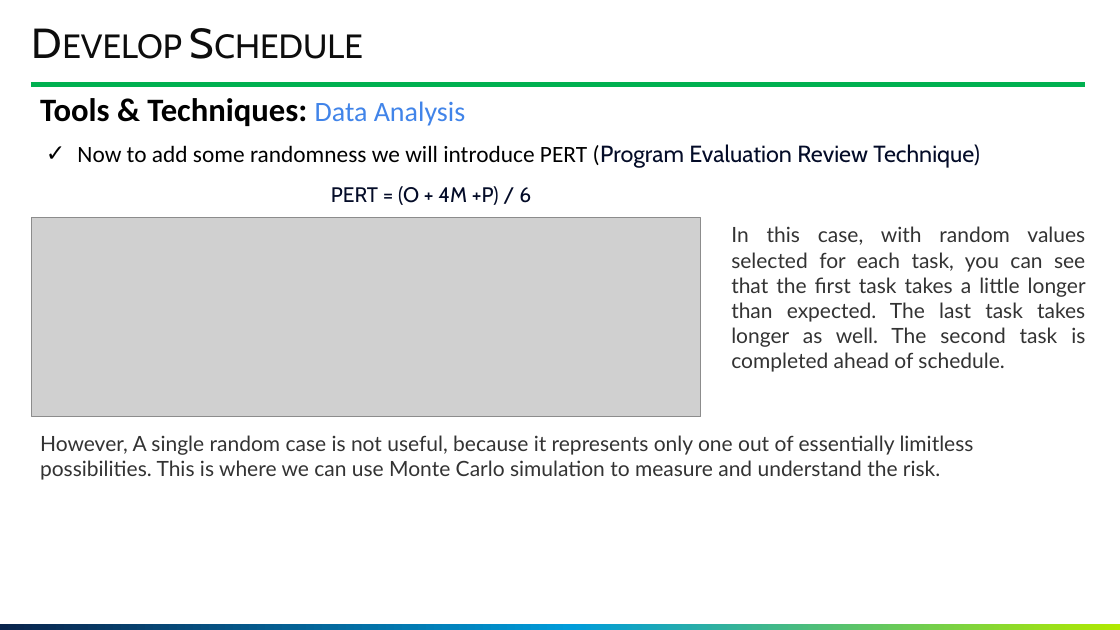
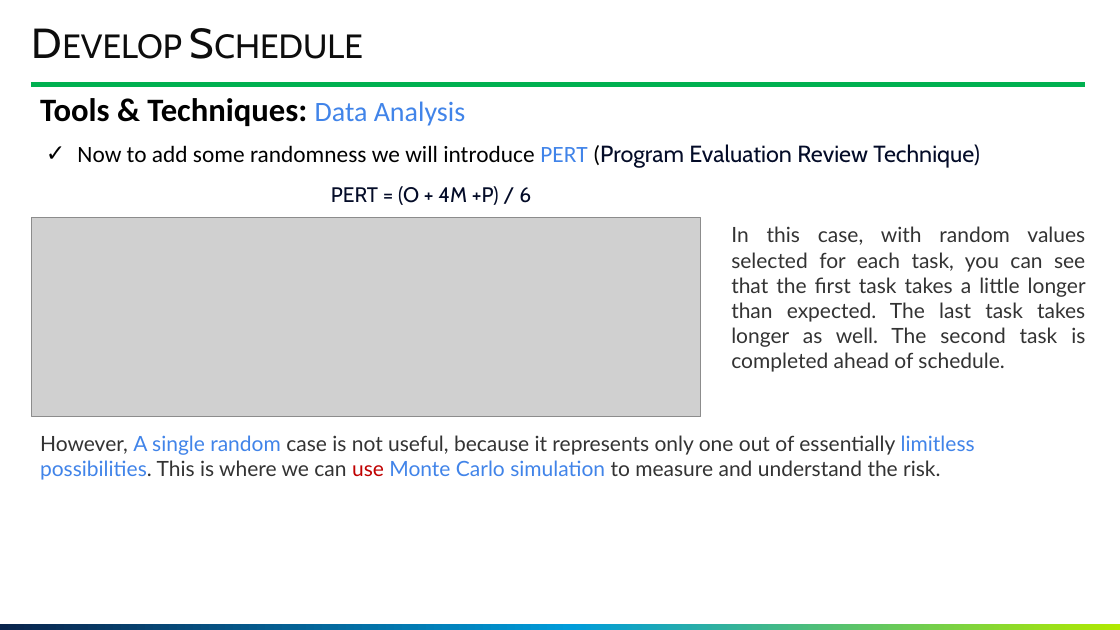
Before and after one commit to GoonerMAK/SWE_4803_Software_Project_Management, a slide deck: slide 132 of SWE 4803_Lec5_part1.pptm. Drawn at 1120x630 pixels with LibreOffice and Linux fonts; fonts in the diff are those of the drawing; grey boxes stand for pictures; background and template pictures are left out. Boxes give left, top, right and bottom in pixels: in the first picture for what was removed or moved away, otherwise in the second. Text is boxed around its words. In the diff, an @@ line names an element or a change of style, - is before the commit and + after.

```diff
--- a/SWE 4803_Lec5_part1.pptm
+++ b/SWE 4803_Lec5_part1.pptm
@@ text "Now to add some randomness ..." at [77, 144, 980, 168]: text colour #000000 to #4184E8 in "PERT" @@
@@ text "However, A single random case ..." at [40, 435, 975, 480]: text colour #333333 to #4184E8 in "A single random limitless possibilities. Monte Carlo ..."; text colour #333333 to #C00000 in "use" @@
```
Also in this commit, not shown: 18 other slides changed, 1 slide added, 4 other files.
